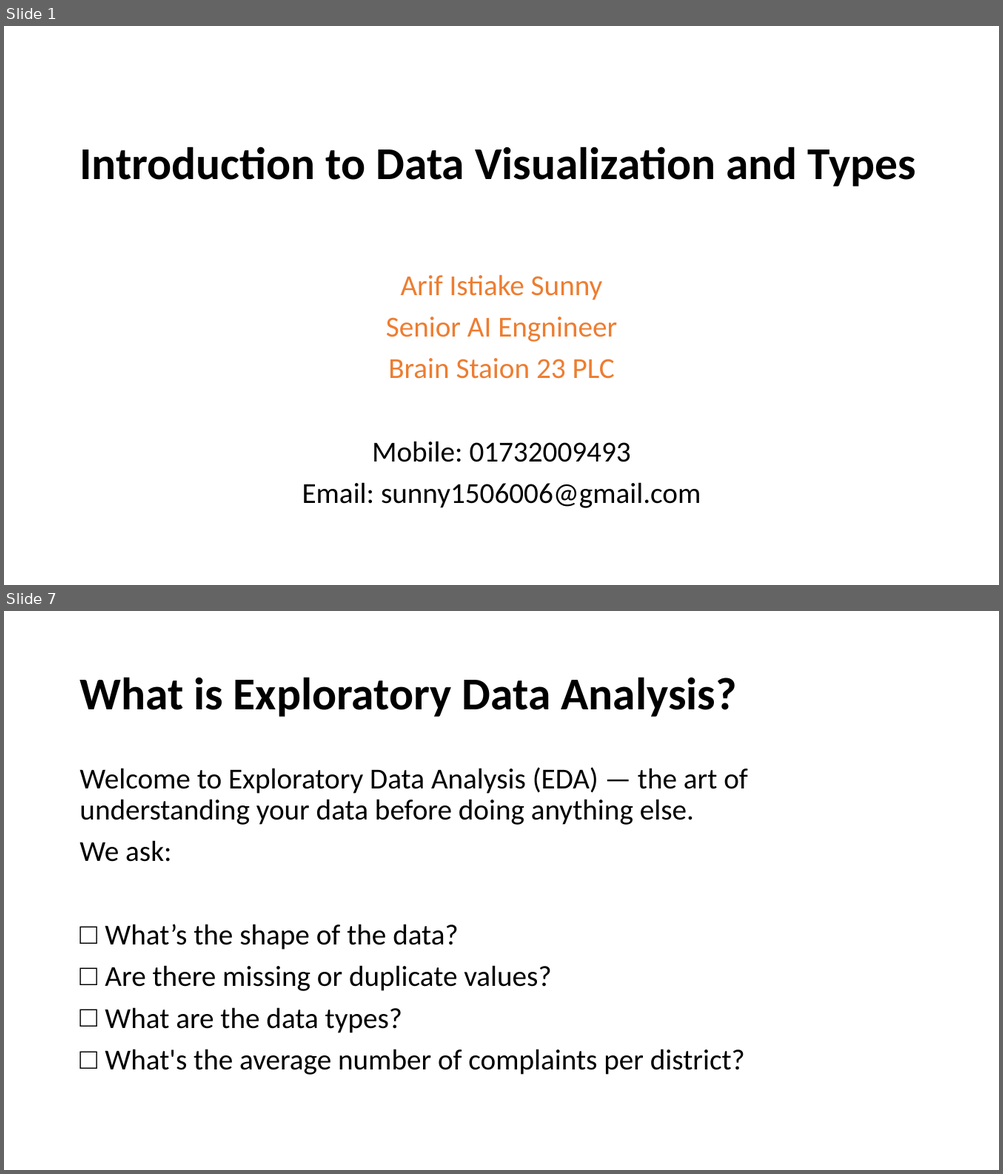
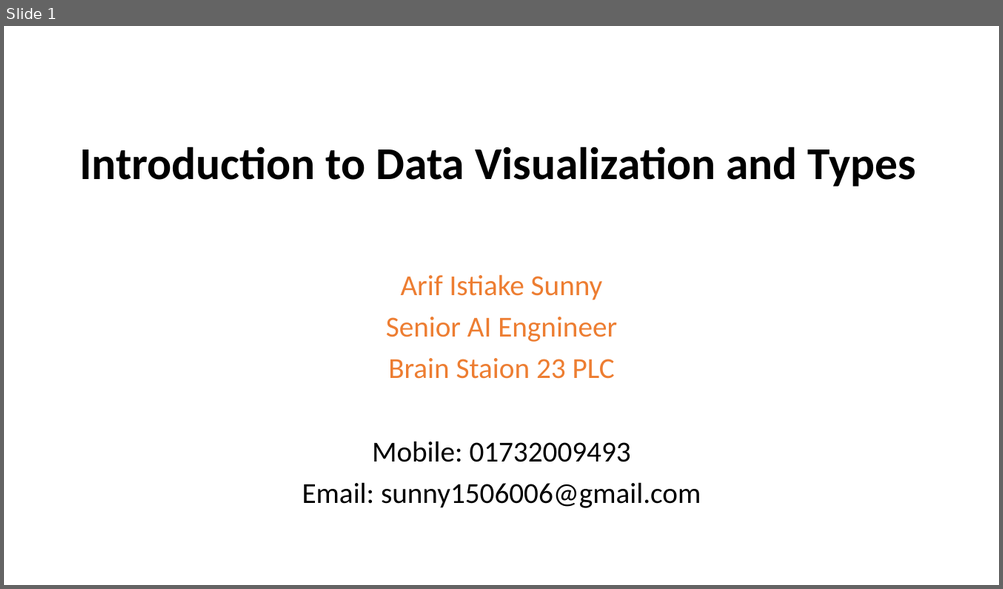
Before and after one commit to nahidniloy14/Data-Visualization, a slide deck: Introduction to Data Visualization and Types.pptx. Shown one above the other, each under a label of ours: slides 1 and 7 before the commit, slide 1 after it; the slides between them are not shown. The pictures are 1003x1174 and 1003x589 pixels, drawn with LibreOffice and Linux fonts; fonts in the diff are those of the drawing. Boxes give left, top, right and bottom in pixels: in the first picture for what was removed or moved away, otherwise in the second. Text is boxed around its words. In the diff, an @@ line names an element or a change of style, - is before the commit and + after.

```diff
--- a/Introduction to Data Visualization and Types.pptx
+++ b/Introduction to Data Visualization and Types.pptx
@@ slide 7 removed at bbox=[4, 611, 999, 1170], background #FFFFFF @@
@@ title removed at bbox=[79, 677, 736, 717] @@
-What is Exploratory Data Analysis?
@@ text removed at bbox=[79, 767, 748, 1075] @@
-Welcome to Exploratory Data Analysis (EDA) — the art of understanding your data before doing anything else.
-We ask:
-□ What’s the shape of the data?
-□ Are there missing or duplicate values?
-□ What are the data types?
-□ What's the average number of complaints per district?
```
Also in this commit, not shown: 1 slide changed, 8 slides added, 10 other slides removed, 3 other files.
